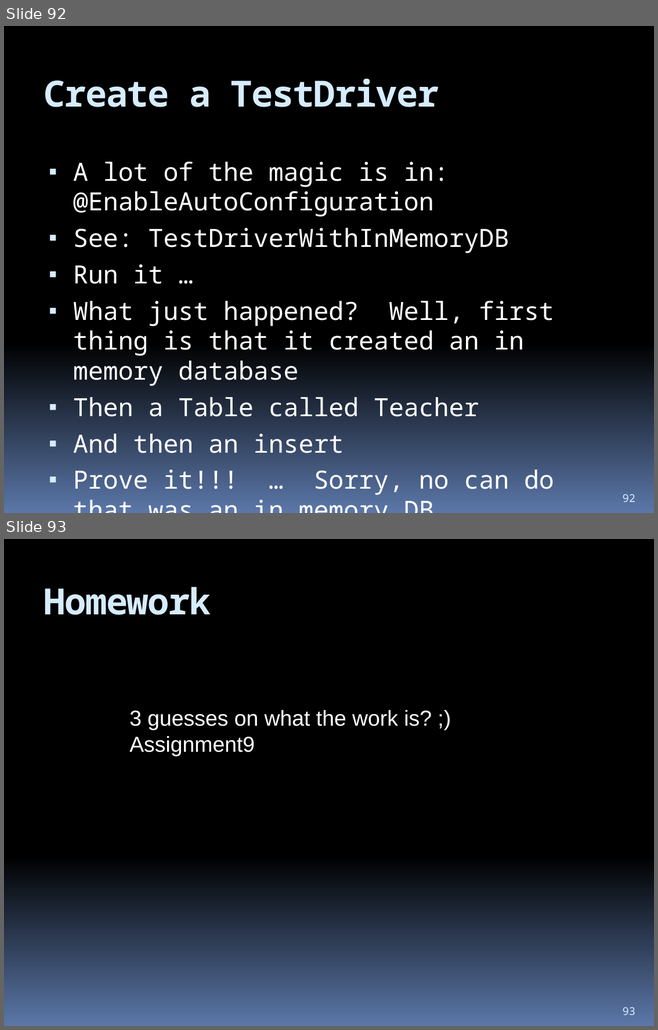
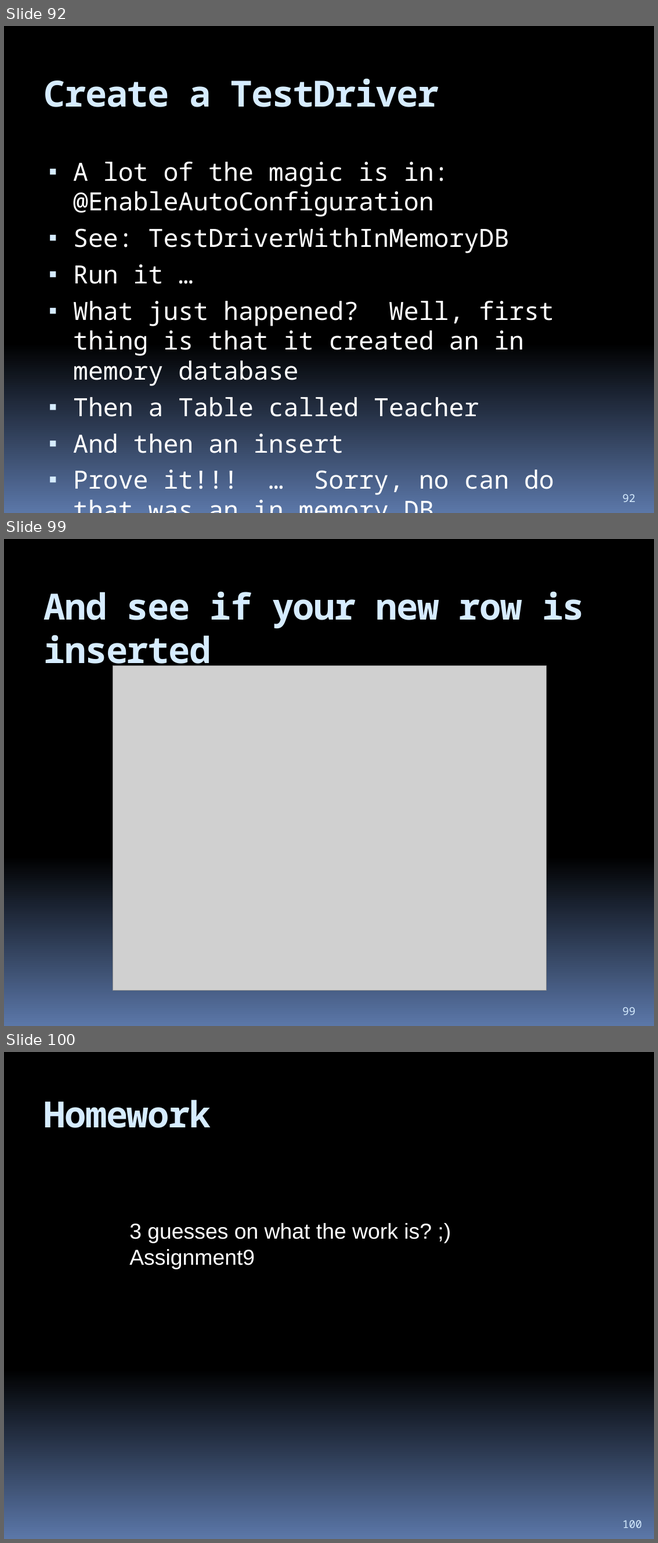
Before and after one commit to hchan/comp2613, a slide deck: coursePresentation.pptx. Shown one above the other, each under a label of ours: slides 92 and 93 before the commit, slides 92, 99 and 100 after it; the slides between them are not shown. The pictures are 658x1030 and 658x1543 pixels, drawn with LibreOffice and Linux fonts; fonts in the diff are those of the drawing; grey boxes stand for pictures. Boxes give left, top, right and bottom in pixels: in the first picture for what was removed or moved away, otherwise in the second. Text is boxed around its words. In the diff, an @@ line names an element or a change of style, - is before the commit and + after.

```diff
--- a/coursePresentation.pptx
+++ b/coursePresentation.pptx
@@ slide 99 added at (4, 539, 654, 1026), background gradient #000000 to #5B77A8 @@
@@ title added at (44, 591, 584, 673), 40 pt, text #D6ECFF, bold @@
+And see if your new row is inserted
@@ picture added at (112, 665, 546, 990) @@
@@ page number added at (622, 1007, 635, 1015), 12 pt, text #D6ECFF @@
+99
@@ what was slide 93 is now slide 100 @@
@@ page number at (622, 1520, 642, 1528): text changed @@
-93
+100
```
Also in this commit, not shown: 6 other slides added, 3 other files.
